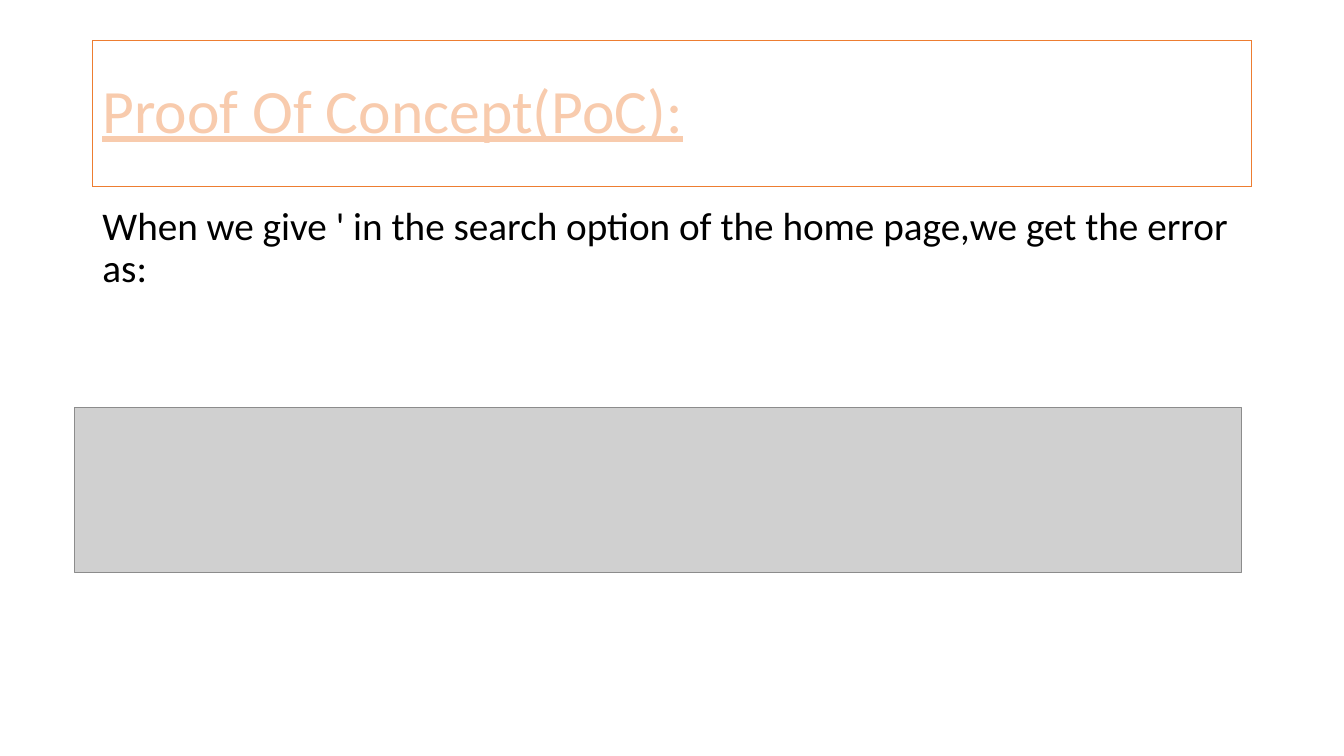
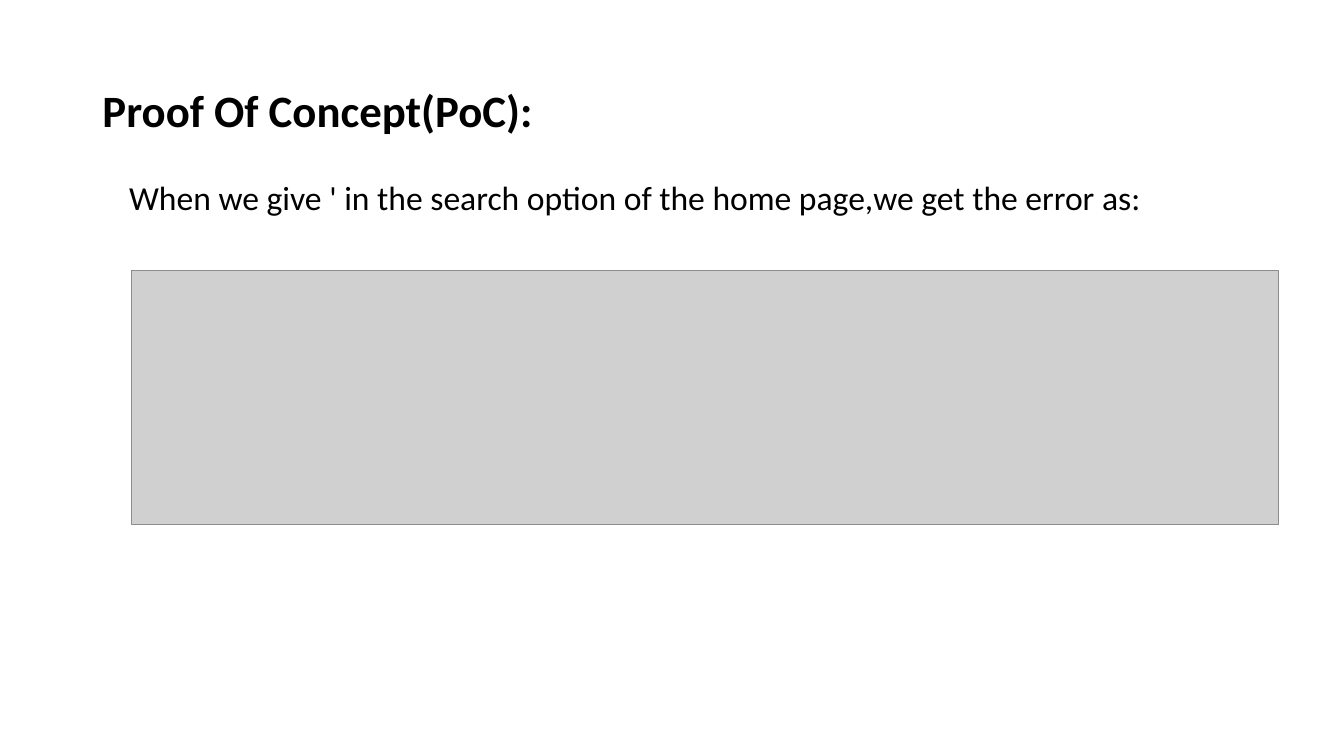
Before and after one commit to RocktimRajkumar/CEH-hack-a-thon, a slide deck: slide 107 of reports/Lifestyle Store/LifeStyle Store Application Reports.pptx. Drawn at 1344x756 pixels with LibreOffice and Linux fonts; fonts in the diff are those of the drawing; grey boxes stand for pictures. Boxes give left, top, right and bottom in pixels: in the first picture for what was removed or moved away, otherwise in the second. Text is boxed around its words. In the diff, an @@ line names an element or a change of style, - is before the commit and + after.

```diff
--- a/reports/Lifestyle Store/LifeStyle Store Application Reports.pptx
+++ b/reports/Lifestyle Store/LifeStyle Store Application Reports.pptx
@@ title "Proof Of Concept(PoC):": place and size @@
-title "Proof Of Concept(PoC):" at (93, 40, 1252, 187)
+title "Proof Of Concept(PoC):" at (102, 94, 533, 134)
@@ title "Proof Of Concept(PoC):" at (102, 94, 533, 134): size 44 to 32 pt, text colour #F8CBAD to #000000, letter outline #ED7D31 1.75 pt to none, bold on, underline off; fill #FFFFFF to none; outline #ED7D31 1 pt to none @@
@@ text "When we give ' in ...": place and size @@
-text "When we give ' in ..." at (102, 212, 1227, 283)
+text "When we give ' in ..." at (129, 186, 1140, 216)
@@ text "When we give ' in ..." at (129, 186, 1140, 216): size 28 to 24 pt @@
@@ picture: place and size @@
-picture at (75, 407, 1242, 572)
+picture at (132, 270, 1278, 524)
```
Also in this commit, not shown: 10 other slides changed.
